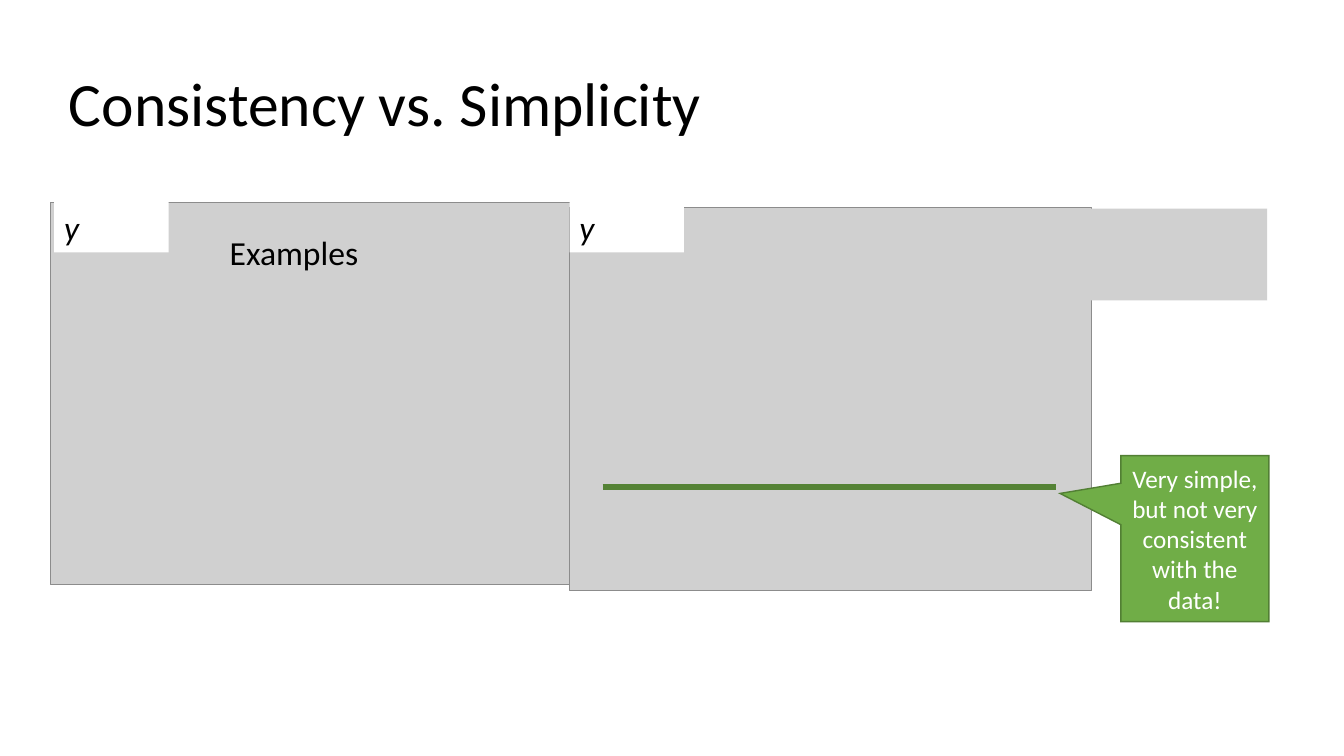
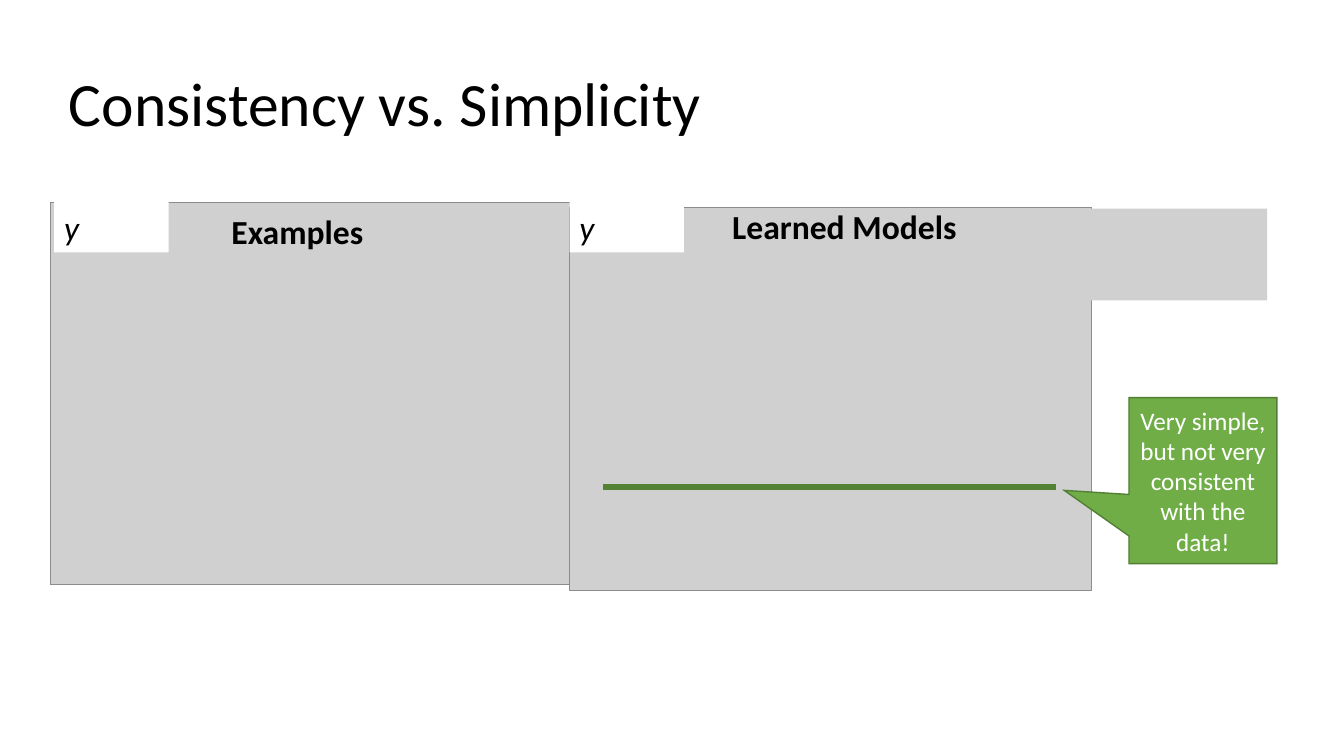
Before and after one commit to mhahsler/CS7320-AI, a slide deck: slide 5 of slides/19_ML_intro.pptx. Drawn at 1344x756 pixels with LibreOffice and Linux fonts; fonts in the diff are those of the drawing; grey boxes stand for pictures. Boxes give left, top, right and bottom in pixels: in the first picture for what was removed or moved away, otherwise in the second. Text is boxed around its words. In the diff, an @@ line names an element or a change of style, - is before the commit and + after.

```diff
--- a/slides/19_ML_intro.pptx
+++ b/slides/19_ML_intro.pptx
@@ text "Examples" moved from (x1=230, y1=241, x2=358, y2=271) to (x1=231, y1=220, x2=363, y2=250) @@
@@ text "Examples" at (x1=231, y1=220, x2=363, y2=250): bold on @@
@@ text added at (x1=732, y1=215, x2=956, y2=240), 24 pt, text #000000, bold @@
+Learned Models
@@ speech box "Very simple, but not very ..." moved from (x1=1121, y1=456, x2=1269, y2=622) to (x1=1129, y1=397, x2=1277, y2=564) @@
@@ speech box "Very simple, but not very ..." at (x1=1129, y1=397, x2=1277, y2=564): proportions changed @@
```
Also in this commit, not shown: 11 other slides changed, 1 slide added, 1 other file.
